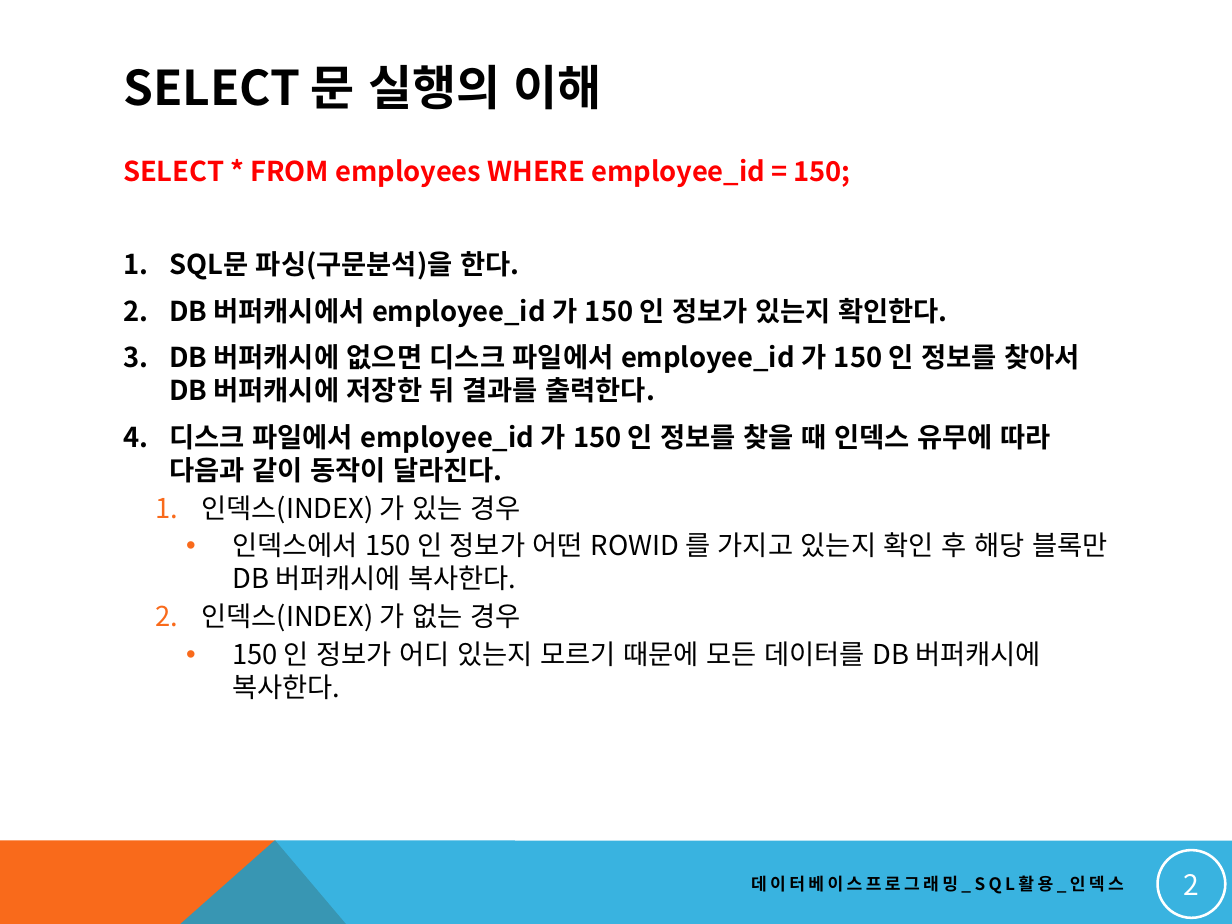
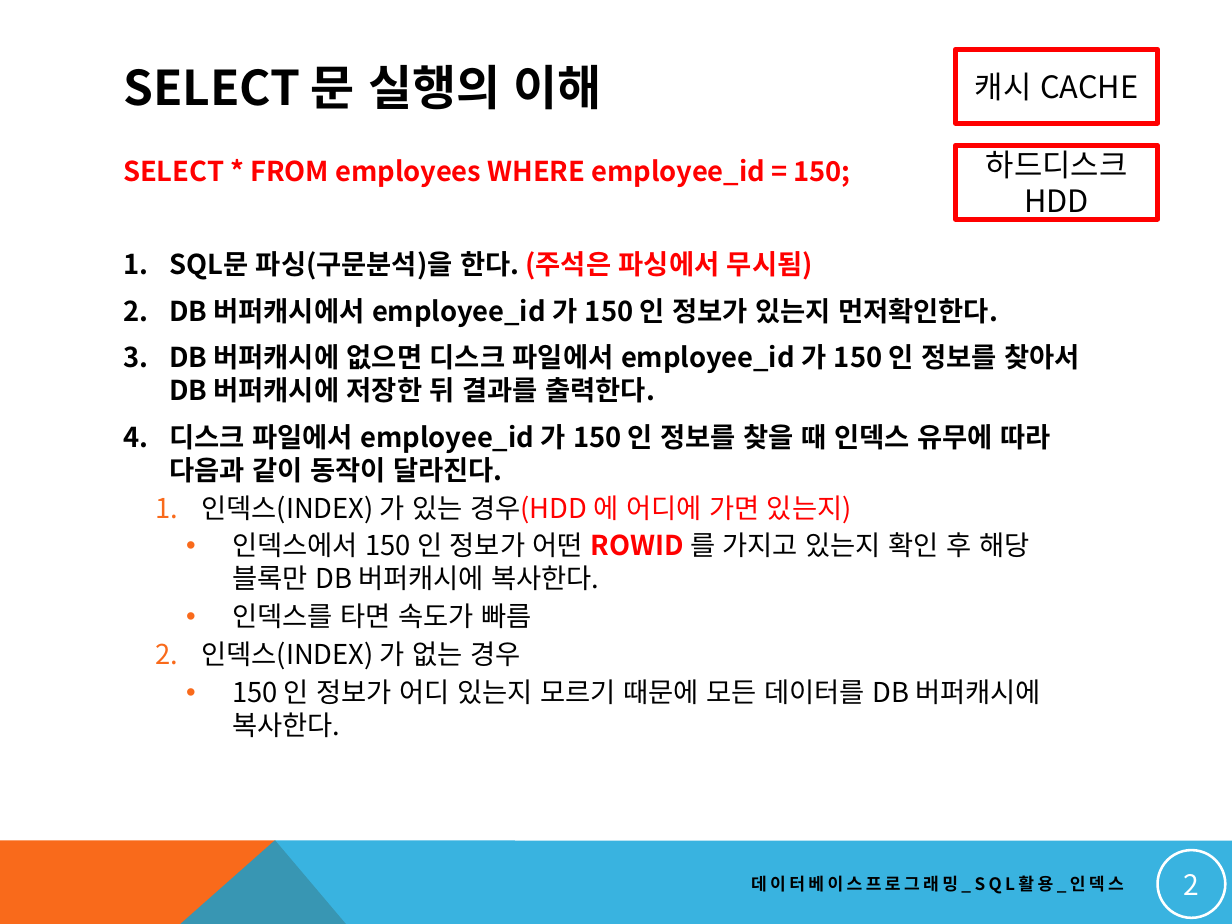
Before and after one commit to soeun1365/dbstudy, a slide deck: slide 2 of NEW_DBMS교안/18. 고급 SQL 작성하기_인덱스.pptx. Drawn at 1232x924 pixels with LibreOffice and Linux fonts; fonts in the diff are those of the drawing. Boxes give left, top, right and bottom in pixels: in the first picture for what was removed or moved away, otherwise in the second. Text is boxed around its words. In the diff, an @@ line names an element or a change of style, - is before the commit and + after.

```diff
--- a/NEW_DBMS교안/18. 고급 SQL 작성하기_인덱스.pptx
+++ b/NEW_DBMS교안/18. 고급 SQL 작성하기_인덱스.pptx
@@ rectangle added at <box>956,49,1158,123</box>, outline #FF0000 3 pt, 18 pt, text #000000 @@
+캐시 CACHE
@@ rectangle added at <box>956,145,1158,219</box>, outline #FF0000 3 pt, 18 pt, text #000000 @@
+하드디스크
+HDD
@@ text at <box>169,251,998,327</box>: text changed @@
-1. SQL문 파싱(구문분석)을 한다.
-2. DB 버퍼캐시에서 employee_id 가 150 인 정보가 있는지 확인한다.
+1. SQL문 파싱(구문분석)을 한다. (주석은 파싱에서 무시됨)
+2. DB 버퍼캐시에서 employee_id 가 150 인 정보가 있는지 먼저확인한다.
@@ text at <box>201,495,852,524</box>: text changed @@
-    1. 인덱스(INDEX) 가 있는 경우
+    1. 인덱스(INDEX) 가 있는 경우(HDD 에 어디에 가면 있는지)
@@ text at <box>232,532,1029,591</box>: text colour #000000 to #FF0000, bold on in "ROWID" @@
@@ text at <box>232,603,531,629</box>: paragraph added @@
+      • 인덱스를 타면 속도가 빠름
```
Also in this commit, not shown: 3 other slides changed, 12 other files.
